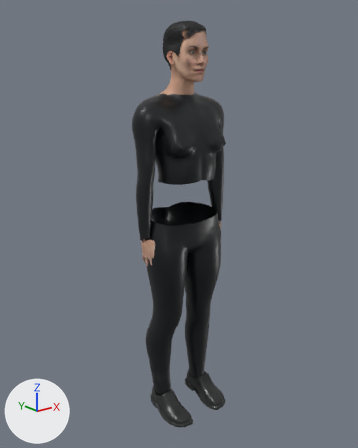
The glTF model packages/client/public/assets/characters/trinity.glb as it was, and as the next commit left it.
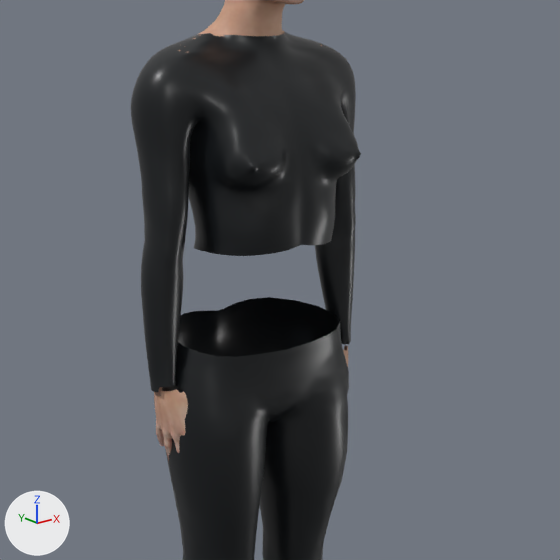
Each version is shown whole from a 50 mm lens placed at (-3.22, -4.05, 3.82), pointed at (-0.04, -0.07, 2.23), then close up on the part from 22% to 86% of the width and 18% to 69% of the height. Arrows for +X, +Y and +Z are at lower left; the lights stay in place. The last two pictures show the newer version. Vertices at exactly the same position are counted once.

The first close-up shows 'Anatomical head and hands', 'Fitted leather jacket', 'Tailored trousers'.
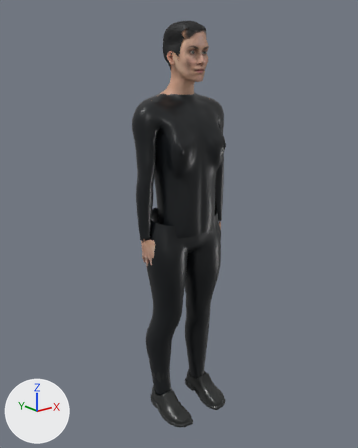
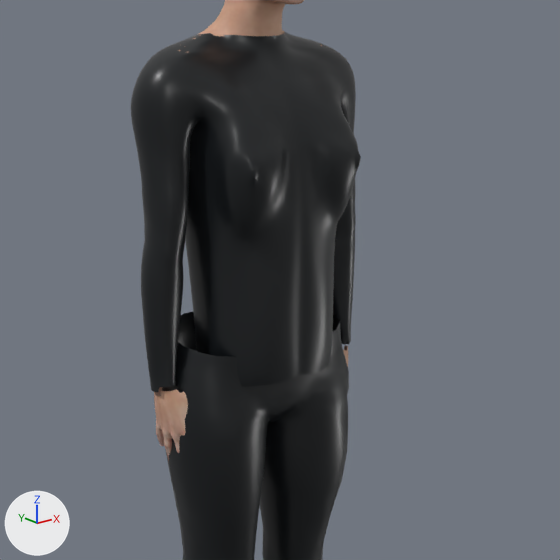
Patch to the scene script:
```diff
--- a/packages/client/public/assets/characters/trinity.glb.py
+++ b/packages/client/public/assets/characters/trinity.glb.py
@@ me_fitted_leather_jacket @@
 # used by ob_fitted_leather_jacket; location = (0.0, 0.0, 0.0)
-me_fitted_leather_jacket.from_pydata(...)  # 8508 vertices, 16736 faces; spans x -0.568..0.568, y -0.423..0.171, z 2.16..3.59
+me_fitted_leather_jacket.from_pydata(...)  # 8508 vertices, 16736 faces; spans x -0.568..0.568, y -0.423..0.171, z 2.158..3.59
+# me_fitted_leather_jacket part 1: 2015 of 8508 vertices moved; they spanned x -0.366..0.366, y -0.423..0.134, z 2.713..3.142 and now span x -0.366..0.366, y -0.423..0.134, z 2.158..3.142; mean shift (0.0, 0.0, -0.224); largest move (-0.043, 0.047, 2.765) -> (-0.043, 0.047, 2.205)
 me_fitted_leather_jacket.materials.append(mat_coat_leather)
```

What differs and where, as boxes (x1, y1, x2, y2) in the close-ups (560 x 560 px; the box of a moved part takes in the faces that stretch with it):
part 1 of me_fitted_leather_jacket, moved or reshaped: before (189, 143, 361, 256); after (185, 143, 361, 387)
